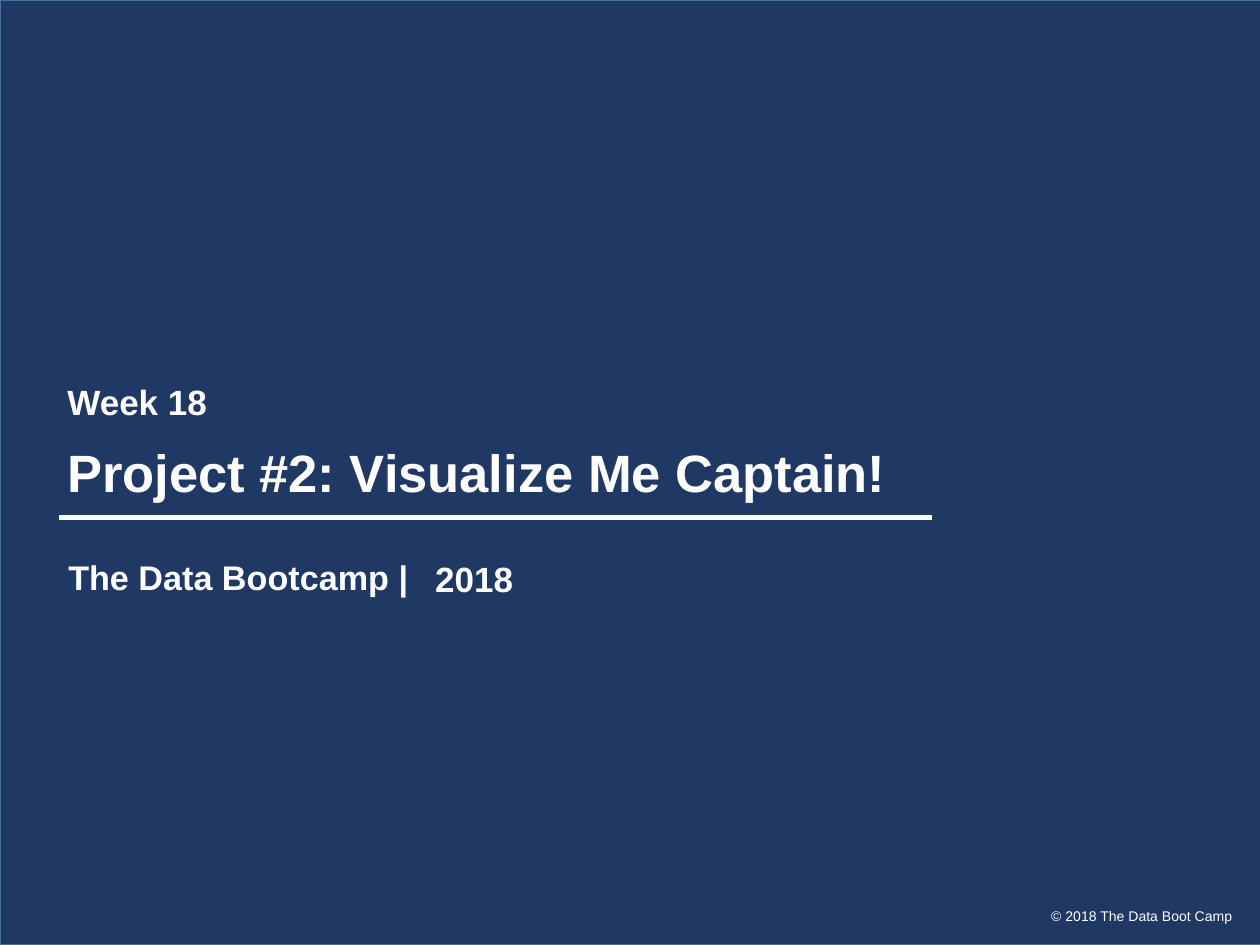
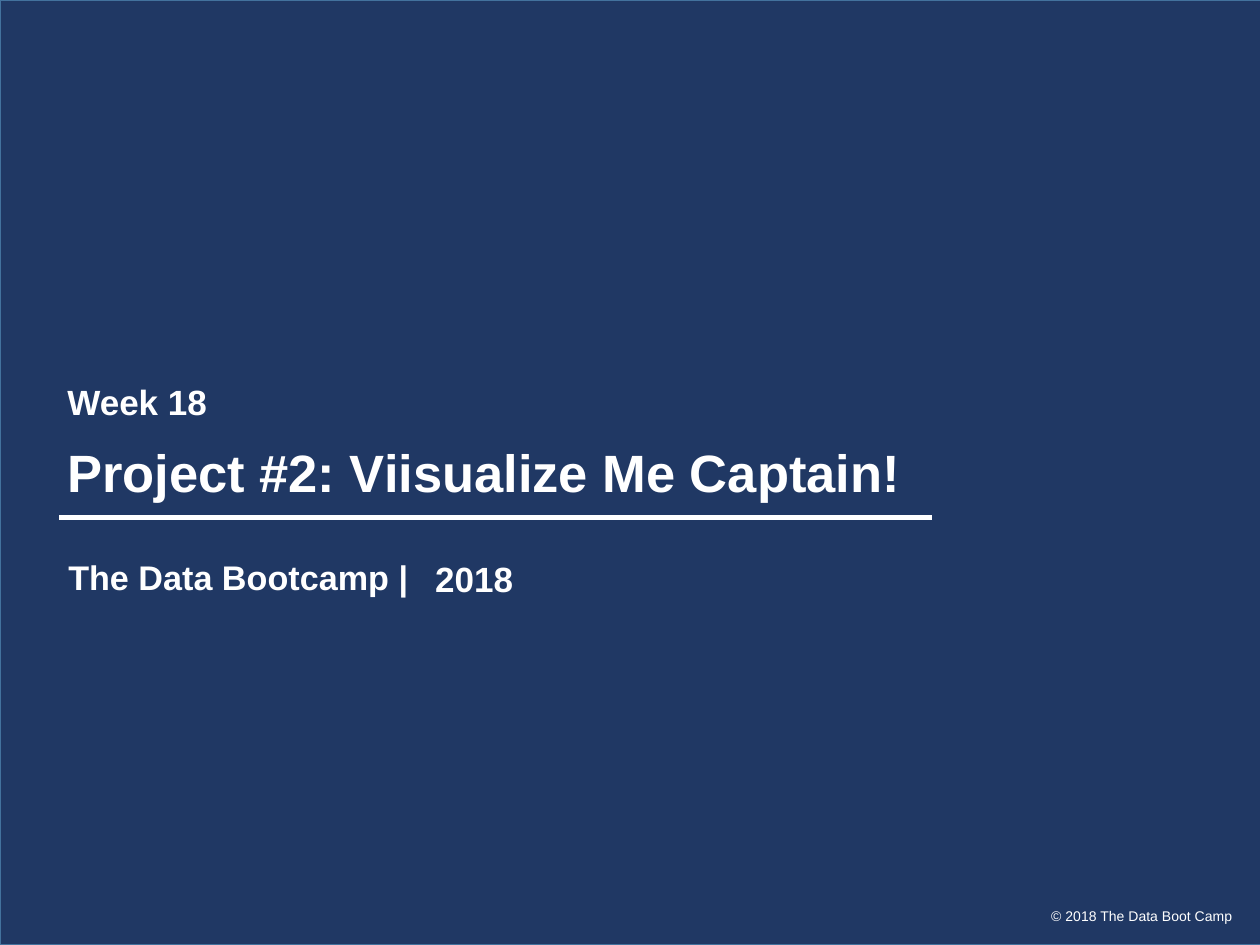
Before and after one commit to zgscherrer/Project-Fantasy-Football, a slide deck: slide 1 of Project2 Requirements.pptx. Drawn at 1260x945 pixels with LibreOffice and Linux fonts; fonts in the diff are those of the drawing. Boxes give left, top, right and bottom in pixels: in the first picture for what was removed or moved away, otherwise in the second. Text is boxed around its words. In the diff, an @@ line names an element or a change of style, - is before the commit and + after.

Commit message:
changed ppt

```diff
--- a/Project2 Requirements.pptx
+++ b/Project2 Requirements.pptx
@@ title at (67, 454, 900, 503): text changed @@
-Project #2: Visualize Me Captain!
+Project #2: Viisualize Me Captain!
```
Also in this commit, not shown: 1 other file.
